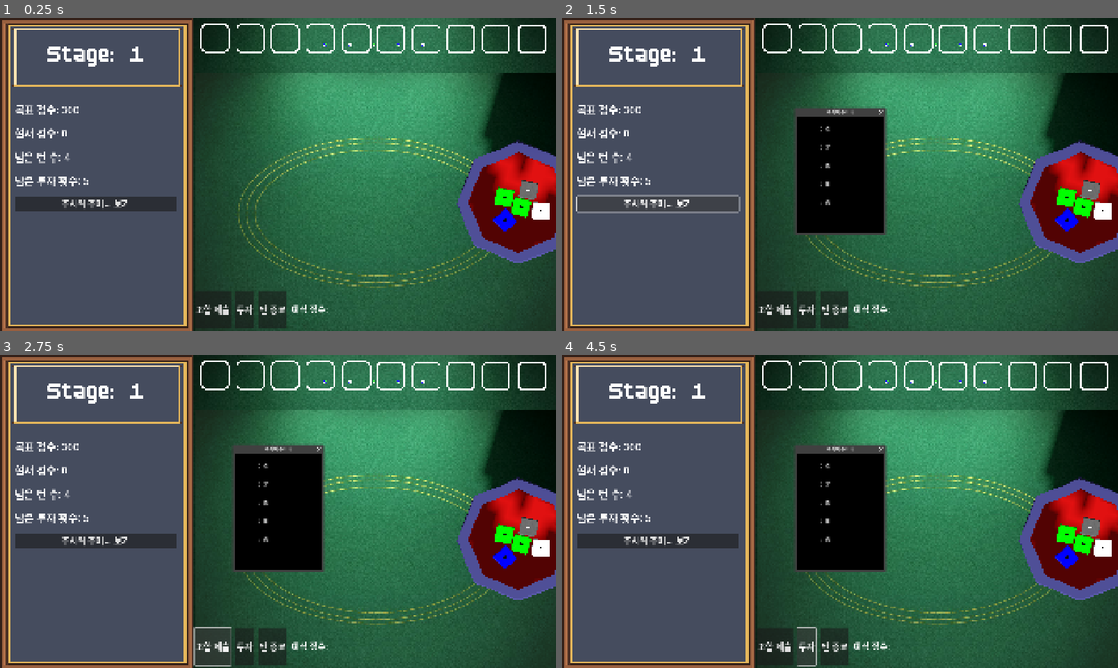
Above: before the commit, frames 1-4 (two rows, left to right).
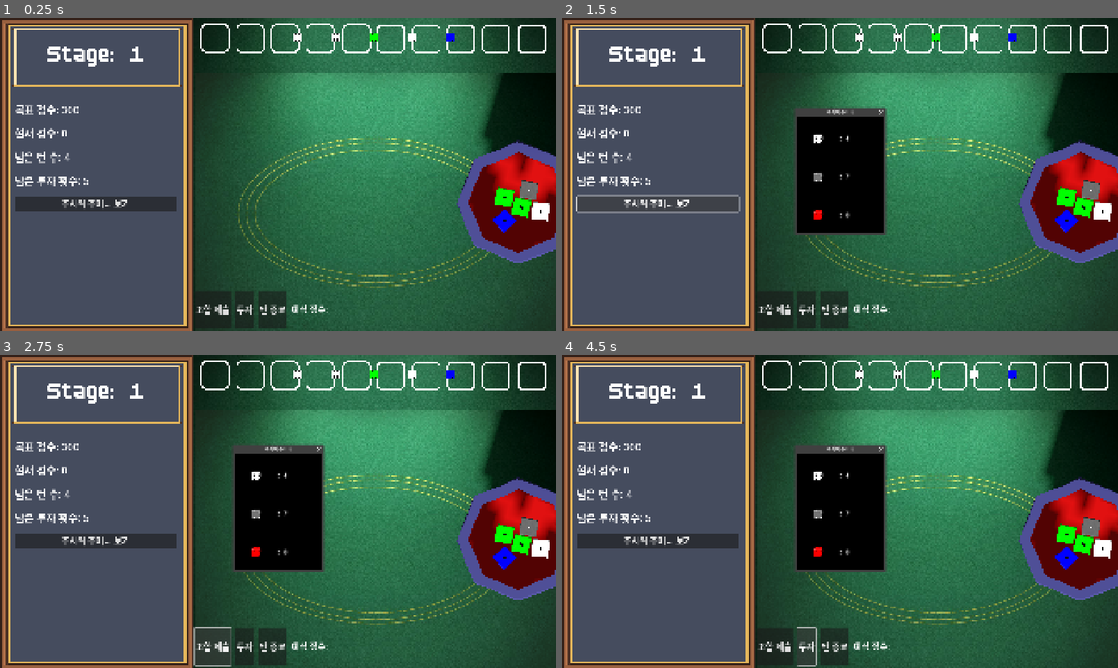
Above: after the commit, the same moments.

Repository: SangHyung-Jung/ColorDiceRollGame
Game: Godot game, scene res://main_screen.tscn
The game is run twice, just before and just after one commit, with the same random seed, the same clock (stepped at 60 frames per second) and the same inputs.
Inputs:
- Up to frame 1 (0.25 s): no input
- Up to frame 2 (1.5 s): click "투자" at 0.5 s; click "주사위 주머니 보기" at 1.25 s
- Up to frame 3 (2.75 s): click "조합 제출" at 2 s
- Up to frame 4 (4.5 s): click "주사위 주머니 보기" at 2.75 s; click "조합 제출" at 3.5 s; click "투자" at 4.25 s

The runs differ from the first frame. In frame 1, 0.3% of the frame differs, in the area x 52-99%, y 4-69%; in frame 2, 0.5%, in the area x 45-99%, y 4-69%; in frame 3, 0.5%; in frame 4, 0.5%.

Commit message:
rendering fix

Diff:
--- a/main_screen.gd
+++ b/main_screen.gd
@@ -99,25 +99,16 @@
 		var color = dice_colors[i]
 		var value = randi_range(1, 6)
 
-		var dice_color_enum = ColoredDice.color_from_godot_color(color)
-
-		# --- Create a real 3D die (에셋 버전 로직 활용) ---
-		var dice_node = ColoredDice.new()
-		# setup_dice를 호출하기 전에 임시로 씬에 추가해야 내부 노드들이 생성됨
-		add_child(dice_node)
-		dice_node.setup_dice(dice_color_enum)
-		# 실제 씬에는 추가하지 않을 것이므로 다시 제거
-		remove_child(dice_node)
-
-		# --- Create the 3D display UI (UI 버전 로직 활용) ---
+		# --- Create the 3D display UI (새로운 방식) ---
 		var display = InvestedDie3DScene.instantiate()
 		display.custom_minimum_size = Vector2(80, 80)
 		display.name = "invested_dice_init_" + str(i)
+
+		# 값을 설정하고, 색상 enum을 설정합니다.
 		display.value = value
-		display.dice_color = color
+		display.dice_color_enum = ColoredDice.color_from_godot_color(color)
 
 		invested_dice_container.add_child(display)
-		display.set_die(dice_node) # This reparents the die and shows the face
 
 func _spawn_initial_dice() -> void:
 	# 에셋 버전 로직 그대로 사용
@@ -250,6 +241,10 @@
 		await cup.pour()
 
 # UI 버전의 3D 투자 주사위 표시 로직과 에셋 버전의 주사위 생성 로직을 병합
+const AnimatedSpriteTexture = preload("res://icon.png") # 애니메이션용 임시 텍스처
+
+# ... (다른 코드들은 그대로) ...
+
 func _on_invest_pressed() -> void:
 	if not combo_select.active:
 		print("투자를 하려면 C키를 눌러 조합 선택 모드를 활성화하세요.")
@@ -270,30 +265,101 @@
 		# 롤백 로직이 필요하지만, 일단은 경고만 출력
 		return
 
-	_invest_dice(nodes_to_invest)
+	# _invest_dice를 직접 호출하는 대신 애니메이션 함수를 호출합니다.
+	_animate_investment(nodes_to_invest)
+
 	combo_select.exit()
 	Main.invests_left -= 1
 	_update_ui_from_gamestate()
 
-# UI 버전의 3D 투자 주사위 표시 로직과 에셋 버전의 주사위 생성 로직을 병합
-func _invest_dice(nodes: Array) -> void:
+func _animate_investment(nodes: Array):
+	var camera = rolling_world.get_node("Camera3D")
+	if not camera:
+		push_error("Animation failed: Camera not found.")
+		# 애니메이션 없이 즉시 투자 실행
+		_invest_dice_fallback(nodes)
+		return
+
+	var roll_results = game_manager.get_roll_results()
+
+	# 투자 슬롯의 다음 빈 위치를 찾습니다.
+	var start_slot_index = invested_dice_container.get_child_count()
+
+	for i in range(nodes.size()):
+		var dice_node = nodes[i]
+		if not roll_results.has(dice_node.name): continue
+
+		# 1. 애니메이션 시작/끝 위치 계산
+		var start_pos_3d = dice_node.global_position
+		var start_pos_2d = camera.unproject_position(start_pos_3d)
+
+		# 임시 투자 슬롯을 만들어 목표 위치를 계산합니다.
+		var temp_slot = Control.new()
+		temp_slot.custom_minimum_size = Vector2(80, 80)
+		invested_dice_container.add_child(temp_slot)
+		await get_tree().process_frame # 컨테이너가 크기를 계산할 시간을 줍니다.
+		var end_pos_2d = temp_slot.get_global_position()
+		temp_slot.queue_free() # 위치 계산 후 임시 슬롯 제거
+
+		# 2. 애니메이션용 2D 스프라이트 생성
+		var anim_sprite = TextureRect.new()
+		anim_sprite.texture = AnimatedSpriteTexture
+		anim_sprite.custom_minimum_size = Vector2(50, 50)
+		anim_sprite.expand_mode = TextureRect.EXPAND_IGNORE_SIZE
+		anim_sprite.position = start_pos_2d - anim_sprite.custom_minimum_size / 2
+		add_child(anim_sprite) # 메인 캔버스에 추가
+
+		# 3. 원래 3D 주사위 숨기기
+		dice_node.visible = false
+
+		# 4. Tween으로 애니메이션 실행
+		var tween = create_tween()
+		tween.set_parallel(true)
+		tween.tween_property(anim_sprite, "position", end_pos_2d, 0.5).set_trans(Tween.TRANS_SINE).set_ease(Tween.EASE_OUT)
+		tween.tween_property(anim_sprite, "scale", Vector2.ZERO, 0.5).set_trans(Tween.TRANS_SINE).set_ease(Tween.EASE_IN)
+
+		# 5. 애니메이션 완료 후 콜백 연결
+		tween.finished.connect(
+			_on_investment_animation_finished.bind(anim_sprite, dice_node, roll_results[dice_node.name])
+		)
+
+	# 투자된 주사위는 더 이상 굴릴 수 없으므로 spawner와 game_manager에서 제거
+	_remove_combo_dice(nodes)
+
+
+func _on_investment_animation_finished(sprite: TextureRect, original_dice_node: Node3D, value: int):
+	# 애니메이션 스프라이트 제거
+	sprite.queue_free()
+
+	# 이제 진짜 InvestedDie3D 인스턴스를 생성하고 배치합니다.
+	var display = InvestedDie3DScene.instantiate()
+	display.custom_minimum_size = Vector2(80, 80)
+	display.name = "invested_dice_" + str(display.get_instance_id())
+
+	display.value = value
+	display.dice_color_enum = original_dice_node.current_dice_color
+
+	invested_dice_container.add_child(display)
+
+	# 숨겼던 원래 3D 주사위 노드를 완전히 제거합니다.
+	original_dice_node.queue_free()
+
+# 애니메이션을 실행할 수 없을 때를 위한 대체 함수
+func _invest_dice_fallback(nodes: Array):
 	var roll_results = game_manager.get_roll_results()
 	for dice_node in nodes:
 		if not roll_results.has(dice_node.name): continue
 		var value = roll_results[dice_node.name]
 
-		# --- Create the 3D display UI (UI 버전 로직) ---
 		var display = InvestedDie3DScene.instantiate()
 		display.custom_minimum_size = Vector2(80, 80)
 		display.name = "invested_dice_" + str(display.get_instance_id())
+
 		display.value = value
-		display.dice_color = dice_node.dice_color
+		display.dice_color_enum = dice_node.current_dice_color
 
 		invested_dice_container.add_child(display)
-		# 여기서 dice_node (ColoredDice)를 display의 서브 뷰포트로 넘겨줌
-		display.set_die(dice_node)
-
-	# 투자된 주사위는 더 이상 굴릴 수 없으므로 spawner와 game_manager에서 제거
+
 	_remove_combo_dice(nodes)
 
 func _on_turn_end_pressed() -> void:
--- a/scripts/components/dice_bag_popup.gd
+++ b/scripts/components/dice_bag_popup.gd
@@ -30,21 +30,13 @@
 	for color_info in COLORS:
 		var key = color_info["key"]
 
-		# --- 3D 주사위 표시 UI 생성 ---
+		# --- 3D 주사위 표시 UI 생성 (새로운 방식) ---
 		var display_3d = InvestedDie3DScene.instantiate()
-		display_3d.custom_minimum_size = Vector2(60, 60)
+		display_3d.custom_minimum_size = Vector2(80, 80) # 크기를 조금 키움
 
-		# --- 실제 3D 주사위 노드 생성 ---
-		var dice_node = ColoredDice.new()
-		# setup_dice를 호출하기 전에 임시로 씬에 추가해야 내부 노드들이 생성됨
-		add_child(dice_node)
-		dice_node.setup_dice(color_info["color_enum"])
-		# 실제 씬에는 추가하지 않을 것이므로 다시 제거
-		remove_child(dice_node)
-
-		# 3D 주사위를 3D 디스플레이에 설정 (값은 6으로 고정하여 표시)
+		# 값을 6으로 고정하고, 색상 enum을 설정합니다.
 		display_3d.value = 6
-		display_3d.set_die(dice_node)
+		display_3d.dice_color_enum = color_info["color_enum"]
 
 		grid.add_child(display_3d)
 
--- a/scripts/components/invested_die_3d.gd
+++ b/scripts/components/invested_die_3d.gd
@@ -4,44 +4,28 @@
 @onready var camera: Camera3D = $SubViewport/Camera3D
 
 # --- Public Properties ---
-var value: int = 0
-var dice_color: Color = Color.WHITE
+var value: int = 1
+var dice_color_enum: ColoredDice.DiceColor = ColoredDice.DiceColor.WHITE
 var selected: bool = false
 # -------------------------
 
-# 주사위 노드를 임시로 저장할 변수
-var _die_node_to_set: Node3D = null
+func _ready():
+	# 씬과의 간섭을 완전히 차단하기 위해 새로운 World3D 리소스를 코드로 생성합니다.
+	subviewport.world_3d = World3D.new()
 
-# 이 함수는 main_screen.gd에서 호출됩니다.
-func set_die(die_node: Node3D):
-	if die_node == null:
-		print("ERROR: set_die was called with a null die_node!")
-		return
+	# 노드가 씬 트리에 완전히 추가된 후 다음 유휴 프레임에 렌더링을 실행합니다.
+	call_deferred("render_die")
 
-	# 주사위 노드를 임시 변수에 저장합니다.
-	_die_node_to_set = die_node
+func render_die():
+	# 이 컴포넌트가 스스로 주사위를 생성하고 설정합니다.
+	var dice_node = ColoredDice.new()
 
+	# setup_dice는 노드가 씬 트리에 있어야 하므로, 먼저 SubViewport에 추가합니다.
+	subviewport.add_child(dice_node)
+	dice_node.setup_dice(dice_color_enum)
 
-# _ready()는 모든 @onready 변수가 준비된 후에 호출됩니다.
-func _ready():
-	# 컨테이너 크기가 변경될 때 SubViewport 크기를 조정하기 위해 신호에 연결합니다.
-	resized.connect(_on_resized)
-	# 초기 크기 설정
-	_on_resized()
-	print("InvestedDie3D _ready: initial size = ", size)
-
-	# --- _ready()에서 주사위 설정 로직 실행 ---
-	if _die_node_to_set != null:
-		if _die_node_to_set.get_parent():
-			_die_node_to_set.get_parent().remove_child(_die_node_to_set)
-
-		subviewport.add_child(_die_node_to_set)
-
-		# _finish_setup을 바로 호출합니다.
-		_finish_setup(_die_node_to_set)
-	else:
-		print("WARNING: InvestedDie3D가 주사위 노드 없이 _ready() 상태가 되었습니다.")
-	# --- 주사위 설정 로직 끝 ---
+	# 최종 설정을 실행합니다.
+	_finish_setup(dice_node)
 
 
 func _finish_setup(die_node: Node3D):
@@ -54,29 +38,9 @@
 	die_node.global_transform = Transform3D.IDENTITY
 	die_node.position = Vector3.ZERO
 
-	# [중요] 불필요한 회전을 제거합니다. (이전 단계에서 수정됨)
-	# die_node.rotation_degrees = Vector3(35, 0, 45)
-
-	print("--- _finish_setup (Applying Fix) ---")
-	print("Die node: ", die_node.name)
-	print("Die position before show_face: ", die_node.position)
-	print("Camera transform: ", camera.global_transform)
-
-	# [순서 수정]
 	# 1. 먼저 주사위의 면(값)을 설정하여 올바르게 회전시킵니다.
-	if value > 0:
+	if value > 0 and die_node.has_method("show_face"):
 		die_node.show_face(value)
-		print("Called show_face(%d)" % value)
 
 	# 2. 모든 위치와 회전 설정이 끝난 후, 마지막에 물리 엔진을 정지시킵니다.
 	die_node.freeze = true
-	print("Die frozen in final state.")
-	print("---------------")
-
-
-func _on_resized():
-	# print("InvestedDie3D _on_resized: new size = ", size)
-	# SubViewport의 크기가 컨테이너의 크기와 일치하도록 보장합니다.
-	if subviewport:
-		subviewport.size = Vector2i(size)
-		# print("InvestedDie3D _on_resized: subviewport size set to ", subviewport.size)
--- a/scripts/components/invested_die_3d.tscn
+++ b/scripts/components/invested_die_3d.tscn
@@ -1,28 +1,36 @@
-[gd_scene load_steps=3 format=3 uid="uid://c06n7v366v6qj"]
+[gd_scene load_steps=5 format=3 uid="uid://c06n7v366v6qj"]
 
-[ext_resource type="Script" uid="uid://bu51jaqvnn112" path="res://scripts/components/invested_die_3d.gd" id="1_w8j5m"]
+[ext_resource type="Script" path="res://scripts/components/invested_die_3d.gd" id="1_w8j5m"]
 
 [sub_resource type="World3D" id="World3D_v3p3v"]
 
+[sub_resource type="Environment" id="Environment_fmdg1"]
+background_mode = 1
+ambient_light_source = 3
+ambient_light_color = Color(0.5, 0.5, 0.5, 1)
+tonemap_mode = 2
+
 [node name="InvestedDie3D" type="SubViewportContainer"]
-custom_minimum_size = Vector2(64, 64)
-offset_right = 64.0
-offset_bottom = 64.0
-stretch = true
+offset_right = 128.0
+offset_bottom = 128.0
+stretch = false
 script = ExtResource("1_w8j5m")
 
 [node name="SubViewport" type="SubViewport" parent="."]
 world_3d = SubResource("World3D_v3p3v")
 transparent_bg = true
 handle_input_locally = false
-size = Vector2i(64, 64)
+size = Vector2i(128, 128)
 render_target_update_mode = 4
 
+[node name="WorldEnvironment" type="WorldEnvironment" parent="SubViewport"]
+environment = SubResource("Environment_fmdg1")
+
 [node name="DirectionalLight3D" type="DirectionalLight3D" parent="SubViewport"]
-transform = Transform3D(1, 0, 0, 0, 0.707107, 0.707107, 0, -0.707107, 0.707107, 0, 0, 0)
-light_energy = 0.8
+transform = Transform3D(0.866025, 0.433013, -0.25, 0, 0.5, 0.866025, 0.5, -0.75, 0.433013, 0, 0, 0)
+light_energy = 1.0
 shadow_enabled = true
 
 [node name="Camera3D" type="Camera3D" parent="SubViewport"]
-transform = Transform3D(1, 0, 0, 0, -4.37114e-08, 1, 0, -1, -4.37114e-08, 0, 15, 0)
+transform = Transform3D(1, 0, 0, 0, 0.92388, 0.382683, 0, -0.382683, 0.92388, 0, 1.5, 3.5)
 current = true
Binary file added: screenshot1.png
Not shown, added: screenshot1.png.import
